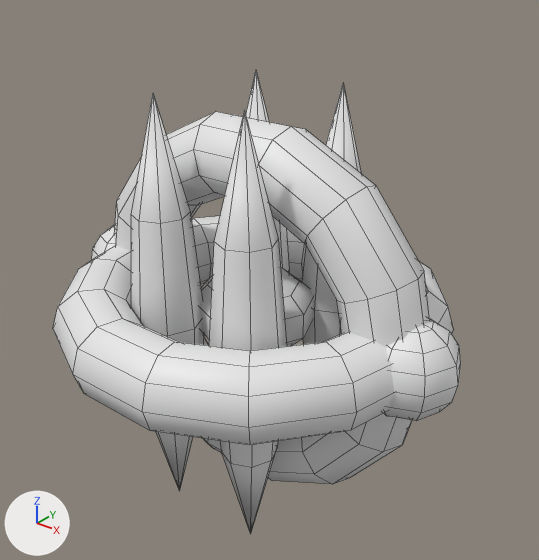
The FBX model Assets/Core/Meshes/RingWeapons/GrenadeRing.fbx as it was, and as the next commit left it.
The view is the same before and after, from a 50 mm camera at (2.73, -3.25, 2.25) aimed at (0.03, 0.12, 0.16). Arrows for +X, +Y and +Z are at lower left; the lights stay in place. Mesh edges are drawn as thin lines. Where no turn or scale is listed for an object, it has been applied to the vertices.

Objects in the first picture: 'GrenadeRing'.
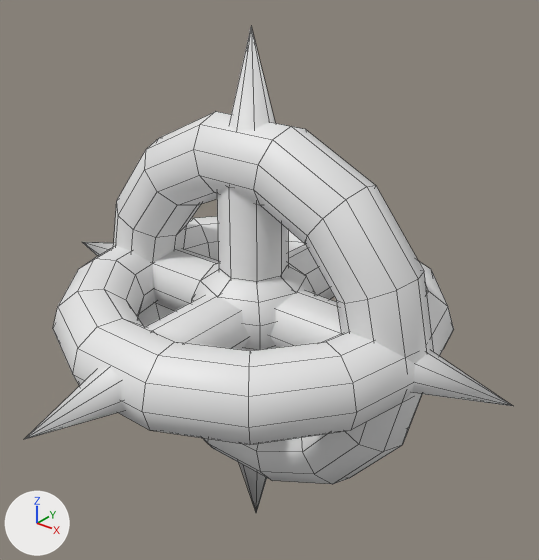
Diff of the bpy script that builds the scene:
```diff
--- a/Assets/Core/Meshes/RingWeapons/GrenadeRing.fbx.py
+++ b/Assets/Core/Meshes/RingWeapons/GrenadeRing.fbx.py
@@ me_torus @@
 # used by ob_grenadering; location = (0.0, 0.0, 0.0)
-me_torus.from_pydata(...)  # 529 vertices, 552 faces; spans x -1.45..1.42, y -1.22..1.22, z -1.4..1.4
+me_torus.from_pydata(...)  # 406 vertices, 418 faces; spans x -1.73..1.73, y -1.73..1.73, z -1.73..1.73
+# me_torus part 1: a new loose piece of 26 vertices spanning x -1.73..1.73, y -0.22..0.22, z -0.22..0.22, in mat_spikes (white #e7e7e7)
+# me_torus part 2: the loose piece of 57 vertices spanning x 0.84..1.42, y -0.3..0.3, z -0.3..0.3 is deleted
+# me_torus part 3: the loose piece of 56 vertices spanning x -1.45..-0.87, y -0.3..0.3, z -0.3..0.3 is deleted
+# me_torus part 4
+# 85 vertices are removed from x -0.56..0.55, y -0.67..0.67, z -1.4..1.4
+# 112 faces are deleted
+# 35 vertices move from x -0.49..0.55, y -0.67..0.6, z -1.4..1.4 to x -0.22..0.22, y -0.22..0.86, z -1.73..1.73
+# 49 vertices are added at x -0.33..0.33, y -1.73..1.73, z -0.29..0.29
+# 34 new faces join them, mat_grounding (white #e7e7e7)
+# 30 new faces join them, mat_spikes (white #e7e7e7)
 me_torus.materials.append(mat_outer)
-me_torus.materials.append(mat_outerballs)  # white #e7e7e7
 me_torus.materials.append(mat_spikes)
```

Boxes (x1, y1, x2, y2) around the edits, measured in the pictures (539 x 560 px):
'GrenadeRing', reshaped (19% wider): before (53, 71, 461, 534); after (25, 26, 512, 512)
part 1 of me_torus, added: after (82, 242, 512, 406)
part 2 of me_torus, deleted: before (384, 318, 461, 421)
part 3 of me_torus, deleted: before (91, 225, 115, 260)
part 4 of me_torus, cut back: before (131, 71, 361, 534); after (25, 26, 330, 512)
